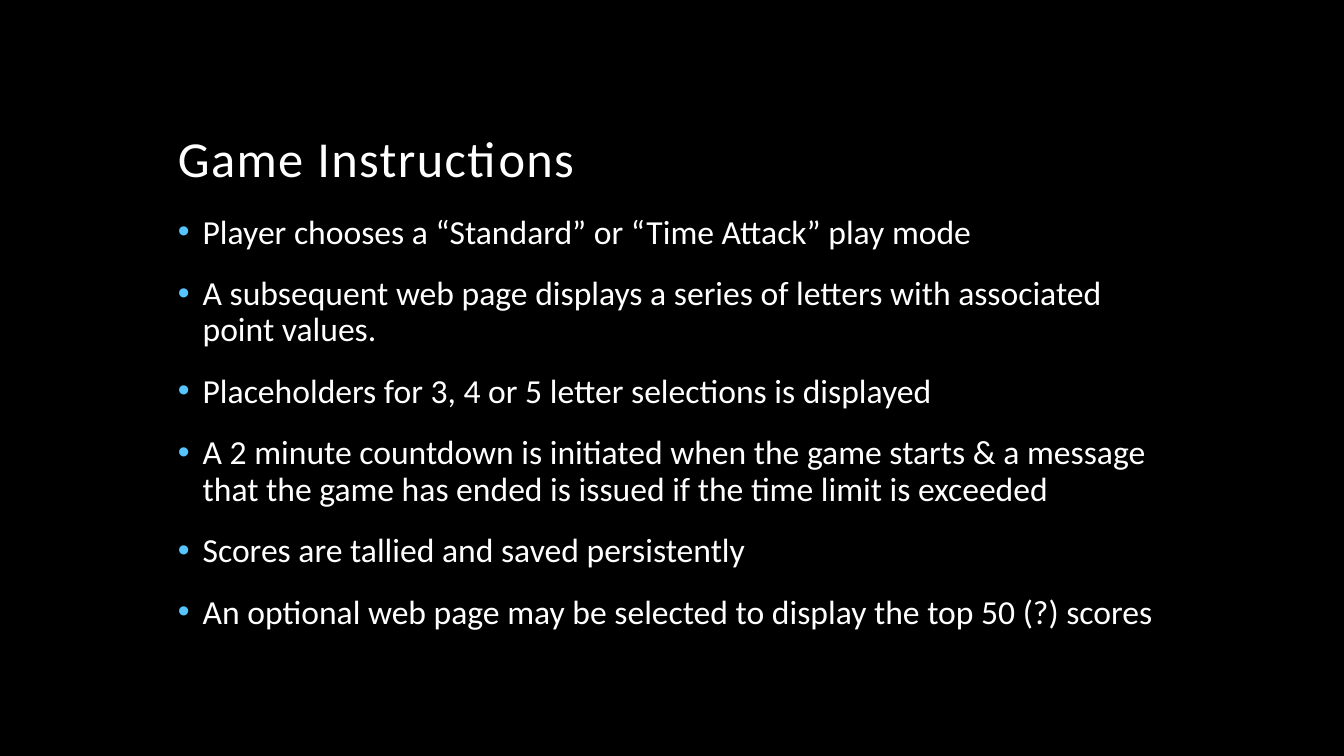
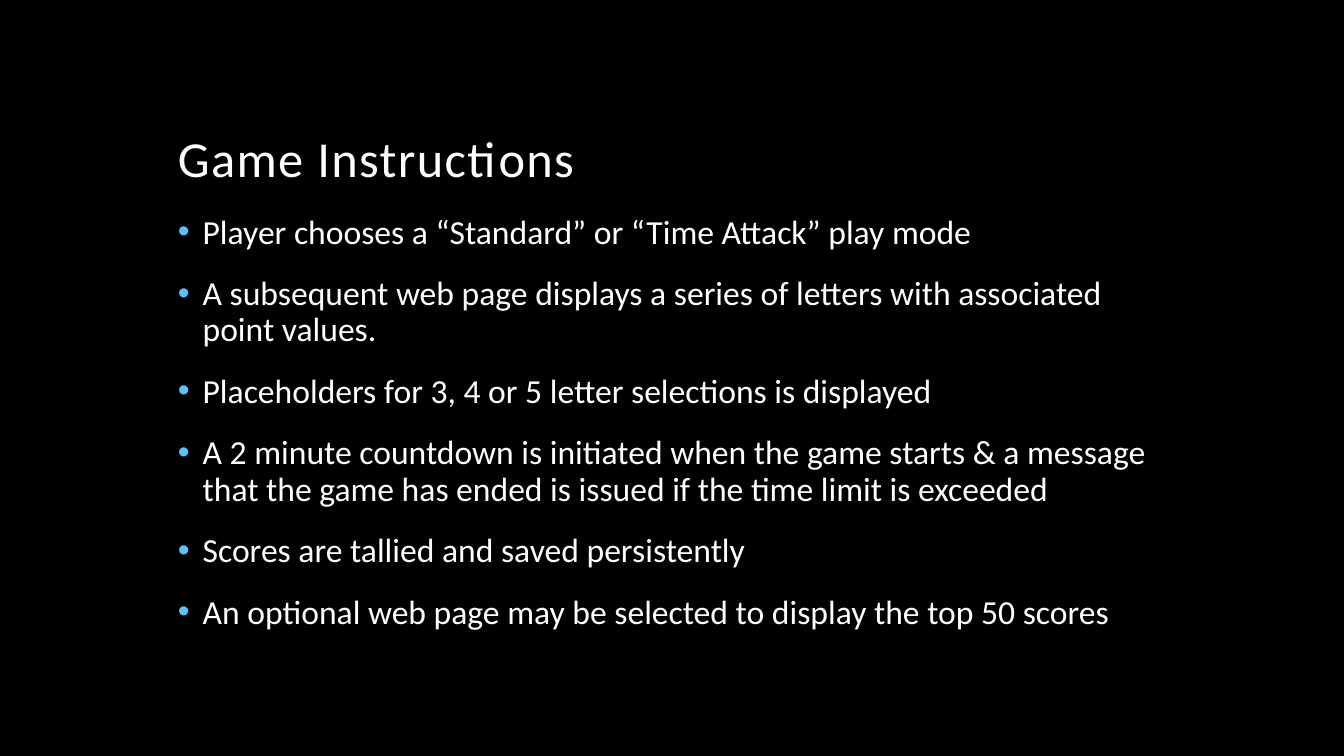
Before and after one commit to CoreyDH/Rangama, a slide deck: slide 8 of Anagram Presentation.pptx. Drawn at 1344x756 pixels with LibreOffice and Linux fonts; fonts in the diff are those of the drawing; background and template pictures are left out. Boxes give left, top, right and bottom in pixels: in the first picture for what was removed or moved away, otherwise in the second. Text is boxed around its words. In the diff, an @@ line names an element or a change of style, - is before the commit and + after.

```diff
--- a/Anagram Presentation.pptx
+++ b/Anagram Presentation.pptx
@@ text at <box>203,600,1109,630</box>: text changed @@
-• An optional web page may be selected to display the top 50 (?) scores
+• An optional web page may be selected to display the top 50 scores
```
Also in this commit, not shown: 3 other slides changed, 1 other file.
